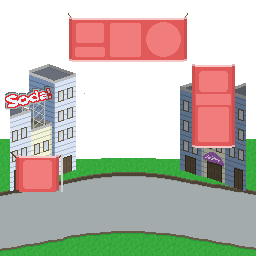
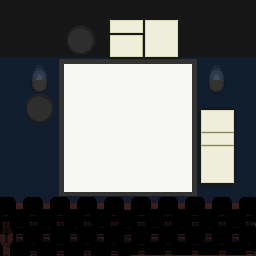
Layered file, before and after one edit (256 × 256). Changes by layer:
added layer "Layer 14" above "Layer 13" over [101, 18, 180, 60]
painted on "Layer 13" over [10, 26, 236, 192]
removed layer "Layer 12" over [192, 64, 235, 148]
painted on "Layer 10" over [0, 86, 256, 256]
removed layer "Layer 1 copy" over [10, 64, 246, 191]
removed layer "Layer 1" over [10, 64, 246, 191]
"Layer 15": opacity 100% → 40%, painted on it over [0, 13, 256, 196]
removed layer "Layer 17" (was 20%) over [0, 139, 256, 256]
removed layer "Layer 6" over [0, 139, 256, 256]
renamed "Layer 16 copy" to "Layer 9", showed it, moved it above "Background", painted on it over [0, 0, 256, 256]
